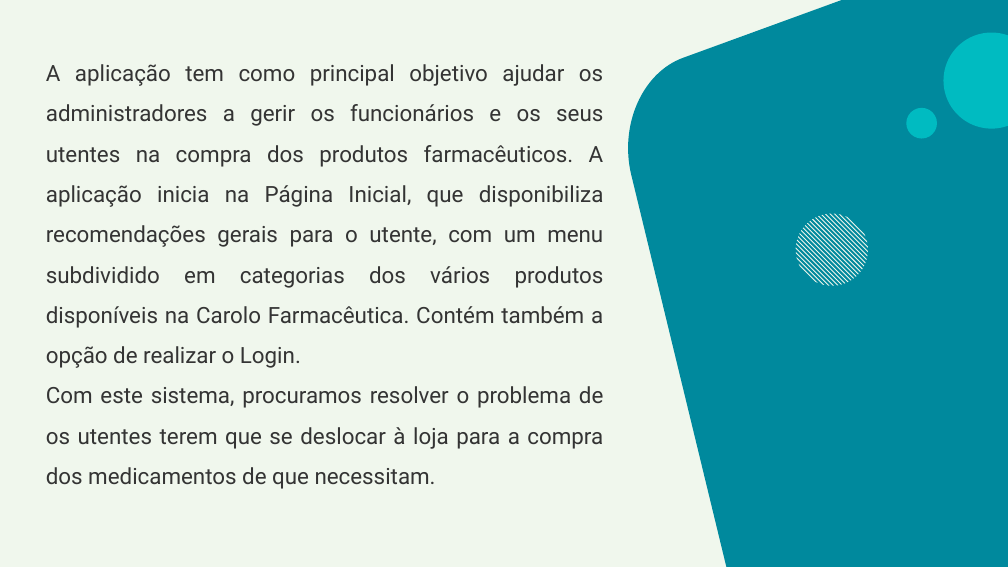
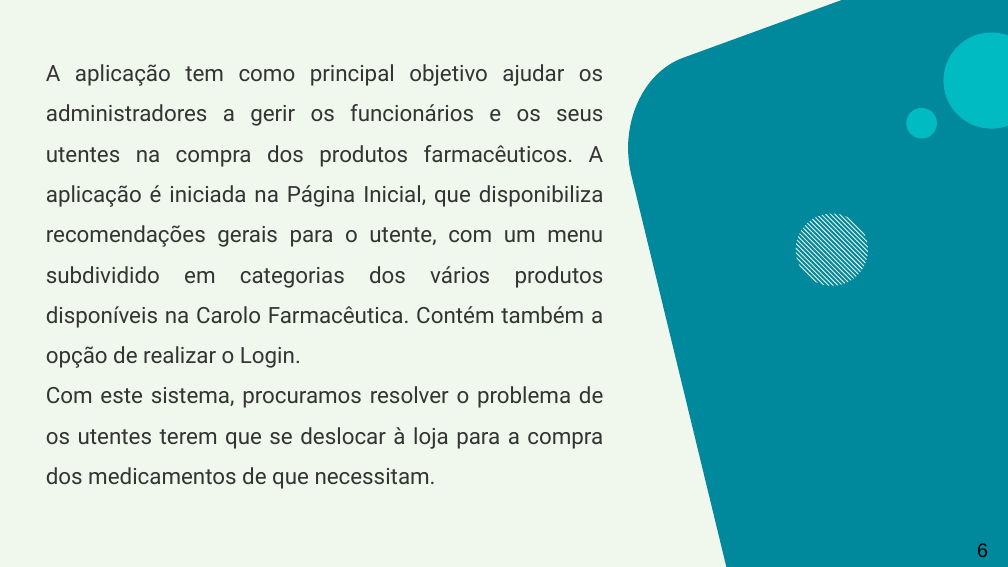
Before and after one commit to HugoDias27/ProjetoAMSI, a slide deck: slide 6 of PPT Projeto AMSI.pptx. Drawn at 1008x567 pixels with LibreOffice and Linux fonts; fonts in the diff are those of the drawing. Boxes give left, top, right and bottom in pixels: in the first picture for what was removed or moved away, otherwise in the second. Text is boxed around its words. In the diff, an @@ line names an element or a change of style, - is before the commit and + after.

```diff
--- a/PPT Projeto AMSI.pptx
+++ b/PPT Projeto AMSI.pptx
@@ subtitle at bbox=[46, 64, 604, 368]: text changed @@
-A aplicação tem como principal objetivo ajudar os administradores a gerir os funcionários e os seus utentes na compra dos produtos farmacêuticos. A aplicação inicia na Página Inicial, que disponibiliza recomendações gerais para o utente, com um menu subdividido em categorias dos vários produtos disponíveis na Carolo Farmacêutica. Contém também a opção de realizar o Login.
+A aplicação tem como principal objetivo ajudar os administradores a gerir os funcionários e os seus utentes na compra dos produtos farmacêuticos. A aplicação é iniciada na Página Inicial, que disponibiliza recomendações gerais para o utente, com um menu subdividido em categorias dos vários produtos disponíveis na Carolo Farmacêutica. Contém também a opção de realizar o Login.
@@ text added at bbox=[977, 543, 988, 557], 14 pt, text #000000 @@
+6
```
Also in this commit, not shown: 23 other slides changed, 11 slides added.
